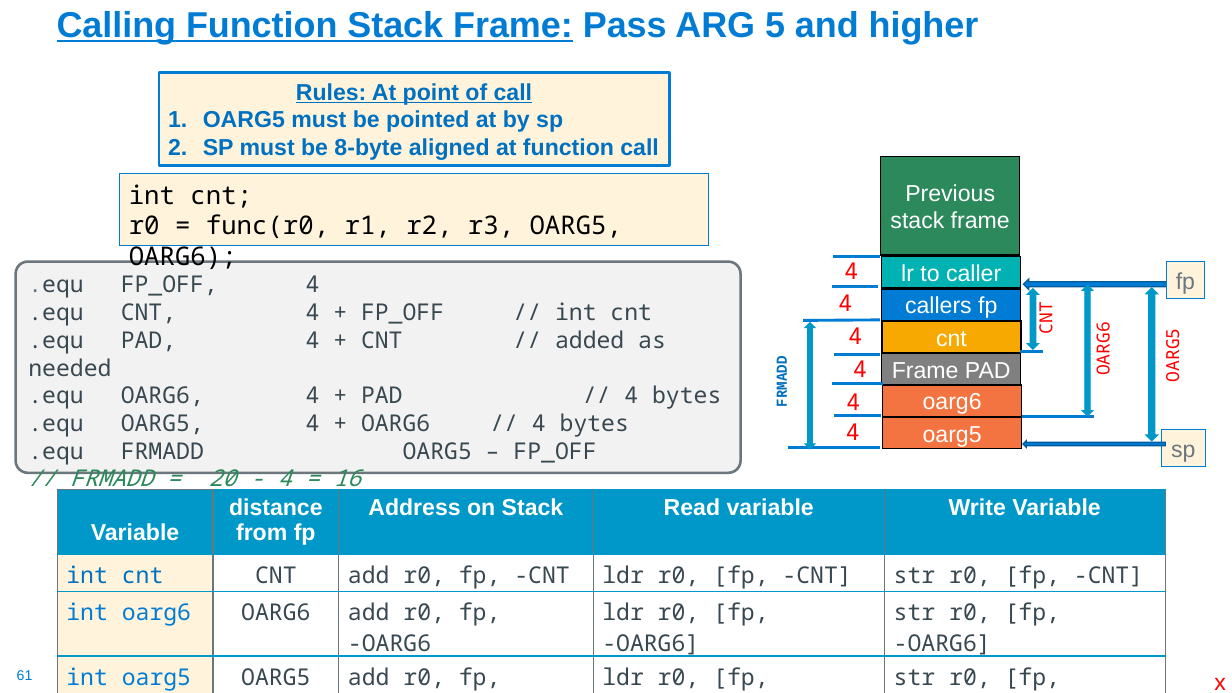
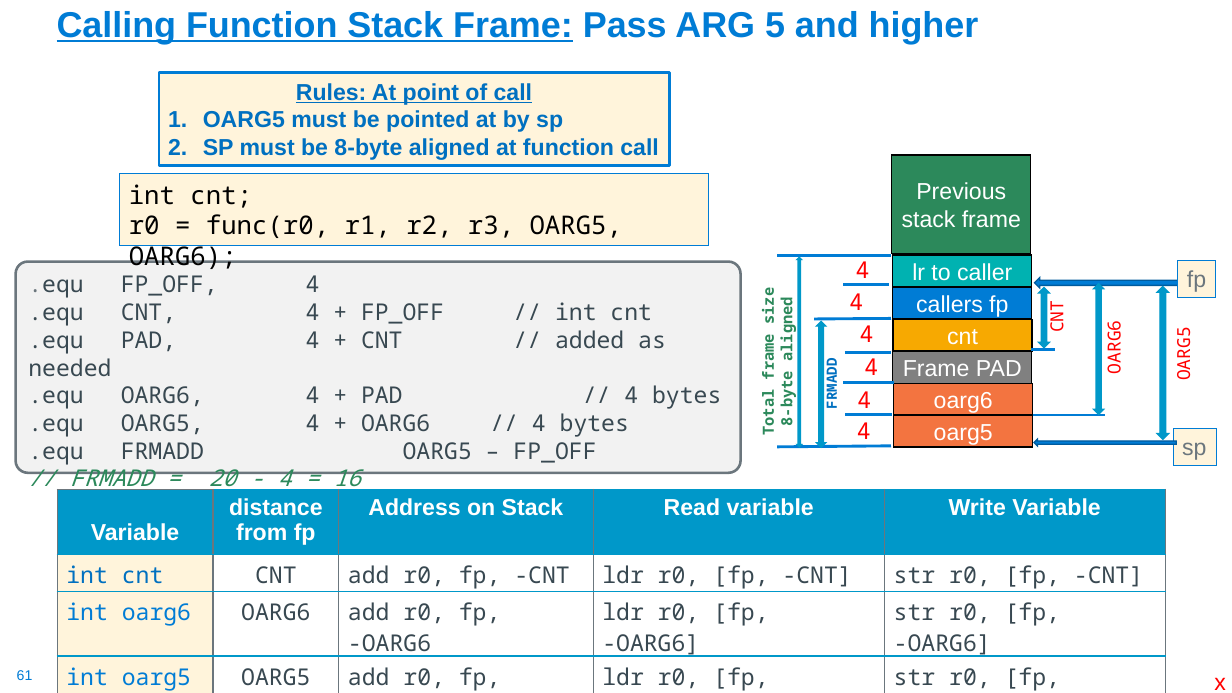
Before and after one commit to cse30-sp24/Muller-Slides, a slide deck: slide 61 of 07-Arm-Part4.pptx. Drawn at 1232x693 pixels with LibreOffice and Linux fonts; fonts in the diff are those of the drawing. Boxes give left, top, right and bottom in pixels: in the first picture for what was removed or moved away, otherwise in the second. Text is boxed around its words. In the diff, an @@ line names an element or a change of style, - is before the commit and + after.

```diff
--- a/07-Arm-Part4.pptx
+++ b/07-Arm-Part4.pptx
@@ line moved from (834, 257) - (880, 257) to (777, 255) - (891, 255) @@
@@ up down arrow added at (x1=798, y1=257, x2=802, y2=446), fill #0098C9, outline #0098C9 1 pt @@
@@ text added at (x1=757, y1=291, x2=797, y2=434), 12 pt, text #2C895B, bold @@
+Total frame size
+8-byte aligned
@@ text "FRMADD" moved from (x1=772, y1=361, x2=791, y2=406) to (x1=822, y1=363, x2=841, y2=408) @@
@@ 9 rectangles, 9 texts, 7 lines, 4 up down arrows, 2 left arrows moved together from (x1=803, y1=156, x2=1206, y2=467) to (x1=814, y1=155, x2=1217, y2=465) @@
@@ line moved from (788, 447) - (880, 447) to (777, 447) - (891, 446) @@
```
Also in this commit, not shown: 7 other slides changed, 3 other files.
